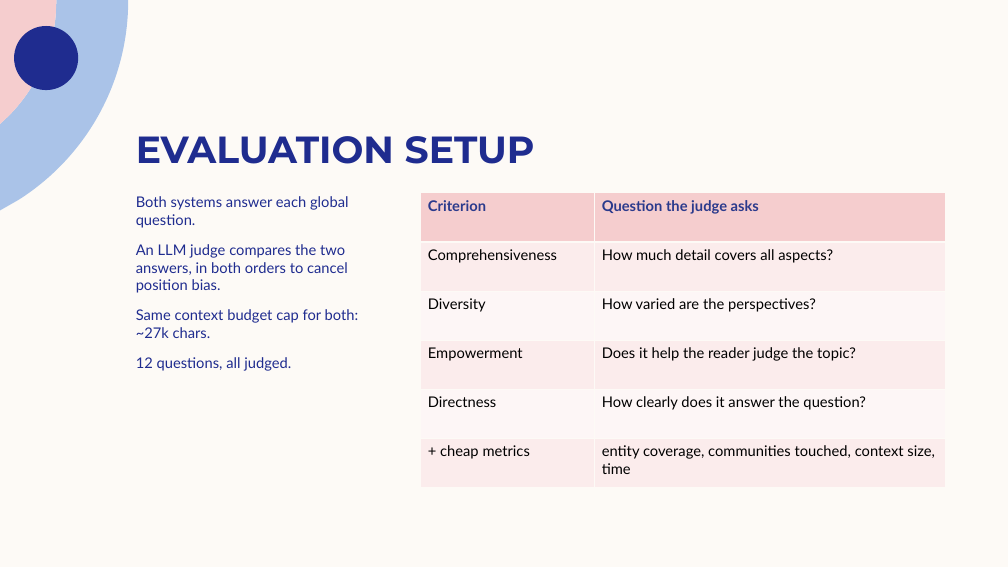
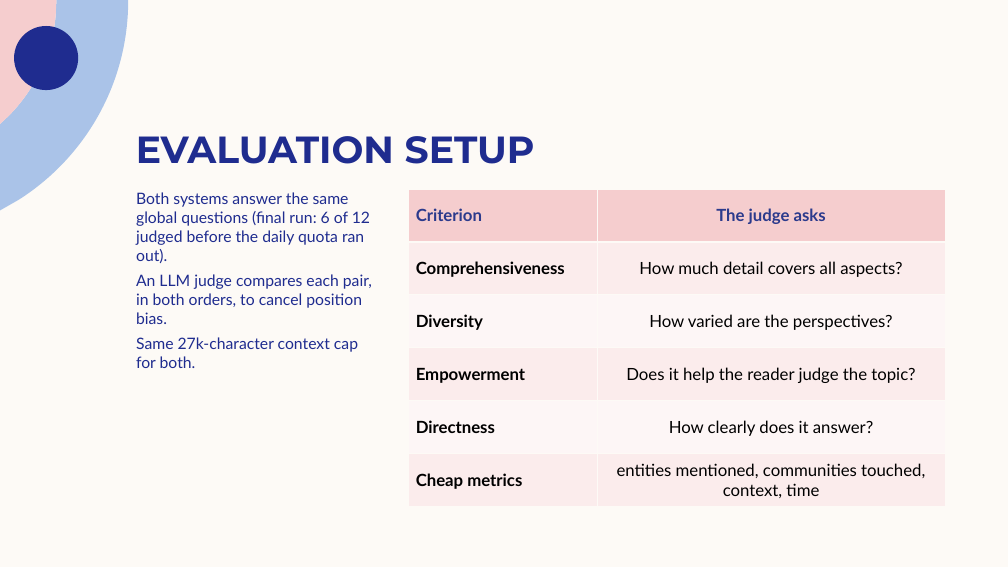
Before and after one commit to Kiki150804/sdm_proj, a slide deck: slide 10 of presentation/GraphRAG_final.pptx. Drawn at 1008x567 pixels with LibreOffice and Linux fonts; fonts in the diff are those of the drawing. Boxes give left, top, right and bottom in pixels: in the first picture for what was removed or moved away, otherwise in the second. Text is boxed around its words. In the diff, an @@ line names an element or a change of style, - is before the commit and + after.

Commit message:
Map step reads community entity/relation details; GraphRAG now beats vector RAG on 3 of 4 criteria; fuller slides

```diff
--- a/presentation/GraphRAG_final.pptx
+++ b/presentation/GraphRAG_final.pptx
@@ text at bbox=[136, 192, 372, 368]: text changed; size 14 to 15 pt @@
-Both systems answer each global question.
-An LLM judge compares the two answers, in both orders to cancel position bias.
-Same context budget cap for both: ~27k chars.
-12 questions, all judged.
+Both systems answer the same global questions (final run: 6 of 12 judged before the daily quota ran out).
+An LLM judge compares each pair, in both orders, to cancel position bias.
+Same 27k-character context cap for both.
@@ table at bbox=[408, 189, 945, 507] @@
-row 1, column 2: Question the judge asks
+row 1, column 2: The judge asks
-row 5, column 2: How clearly does it answer the question?
+row 5, column 2: How clearly does it answer?
-row 6, column 1: + cheap metrics
+row 6, column 1: Cheap metrics
-row 6, column 2: entity coverage, communities touched, context size, time
+row 6, column 2: entities mentioned, communities touched, context, time
@@ size 14 to 16 pt in "Criterion", "Comprehensiveness", "How much detail covers all aspects?", "Diversity" and 4 more places @@
@@ bold on in "Comprehensiveness", "Diversity", "Empowerment", "Directness" @@
@@ alignment left to centre @@
@@ table: place and size @@
-table at bbox=[420, 193, 945, 488]
+table at bbox=[408, 189, 945, 507]
```
Also in this commit, not shown: 11 other slides changed, 4 slides added, 4 slides removed, 18 other files.
